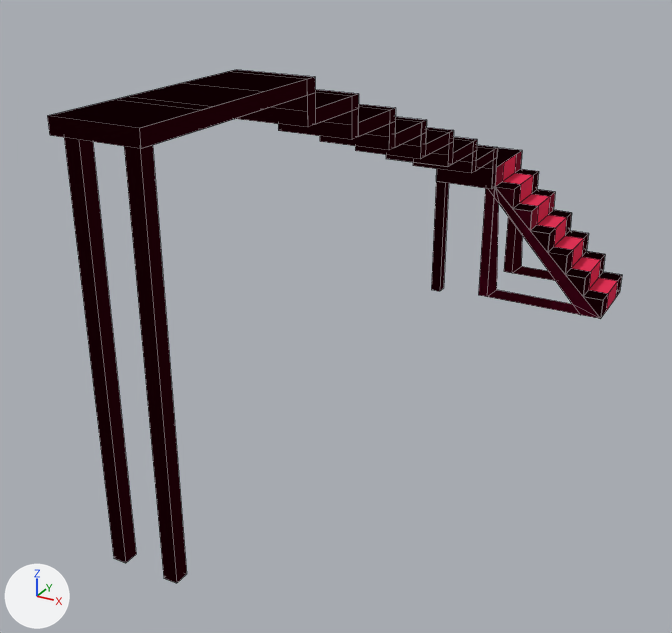
Before and after pictures for a commit that changed the Blender file Ninja Game/Assets/GameObjects/stairs.blend.
Both versions are drawn from a camera (50 mm lens) standing at (12.0, -45.9, 18.9) and looking at (-4.3, -16.3, 4.1). Arrows for +X, +Y and +Z are at lower left; the lights stay in place. Mesh edges are drawn as thin lines.
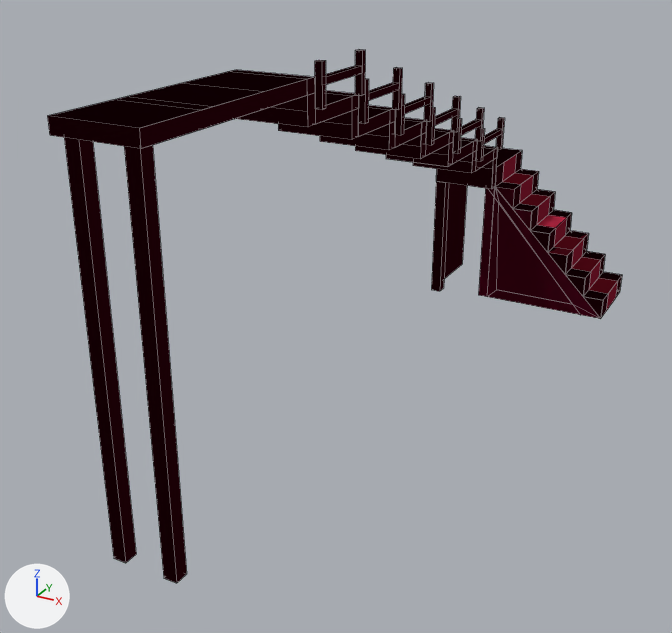
What differs and where, as boxes [x1, y1, x2, y2] in the pictures (672 x 633 px):
'Cube', reshaped
    before: [47, 70, 622, 583]
    after: [47, 49, 622, 583]
part 1 of me_cube, added (black)
    after: [50, 49, 618, 563]

The change, as a list of edits to the scene's bpy script:
```text
Change me_cube:
    used by ob_cube; location = (0.0, 0.0, 0.0)
    remove me_cube.from_pydata(...)  # 2052 vertices, 738 faces, 9 loose edges; spans x -6.0..3.0, y -28.5..2.0, z 0.0..14.0
    add me_cube.from_pydata(...)  # 4452 vertices, 1669 faces, 59 loose edges; spans x -6.0..3.0, y -28.5..2.0, z 0.0..14.5
    me_cube part 1: 2214 vertices added at x -6.0..3.0, y -28.5..2.0, z 0.0..14.5
```
